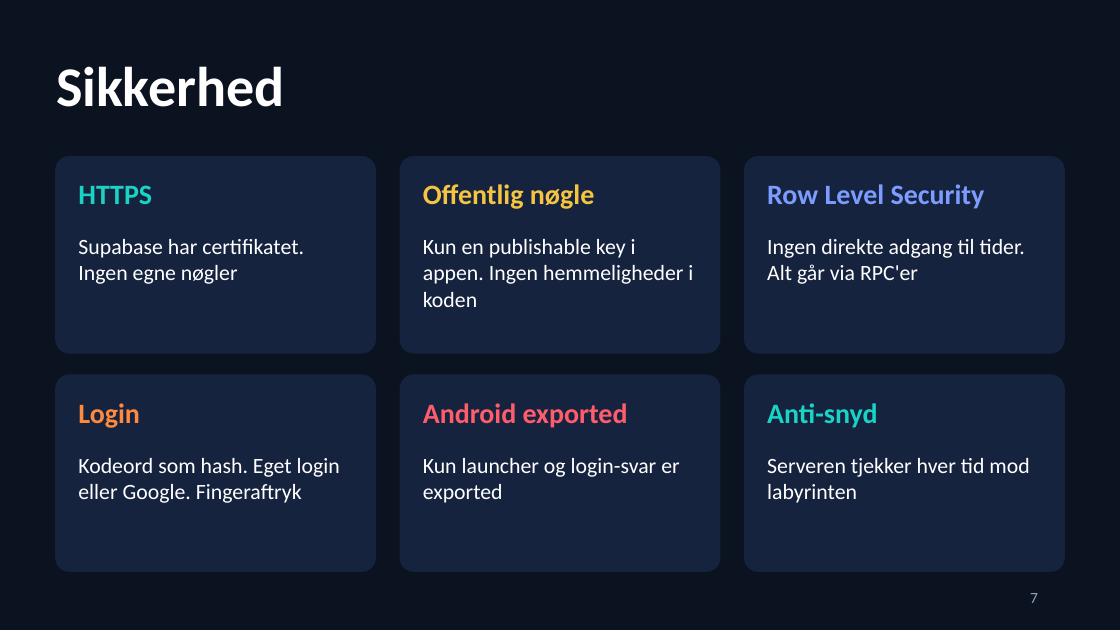
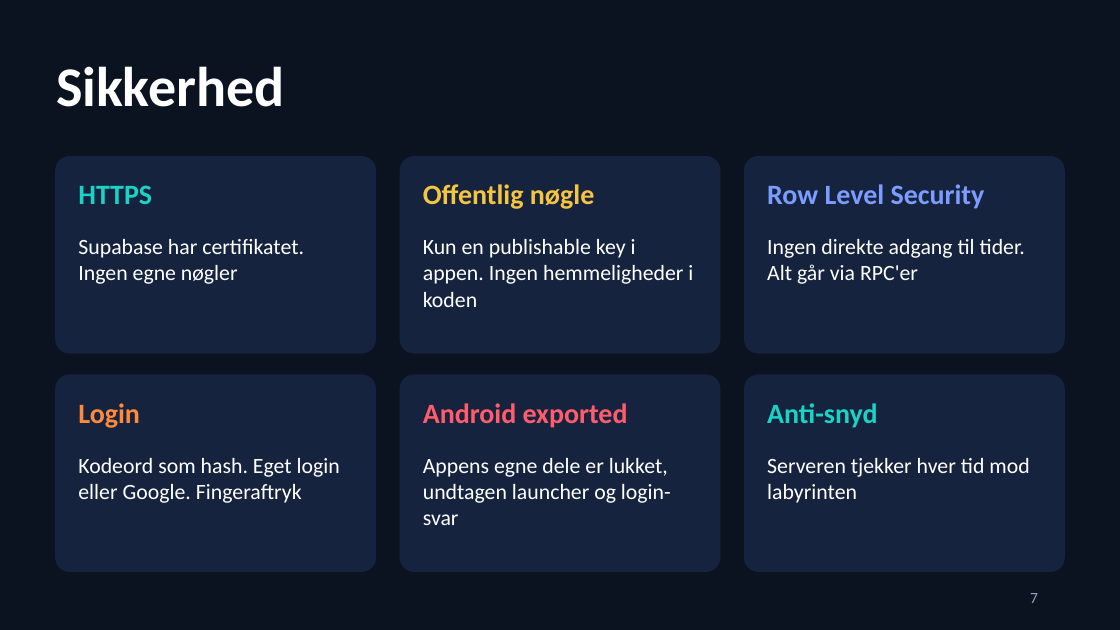
Before and after one commit to RedSkia/TiltMaze, a slide deck: slide 7 of docs/TiltMaze.pptx. Drawn at 1120x630 pixels with LibreOffice and Linux fonts; fonts in the diff are those of the drawing. Boxes give left, top, right and bottom in pixels: in the first picture for what was removed or moved away, otherwise in the second. Text is boxed around its words. In the diff, an @@ line names an element or a change of style, - is before the commit and + after.

Commit message:
Fix architecture arrow and exported wording in presentation

```diff
--- a/docs/TiltMaze.pptx
+++ b/docs/TiltMaze.pptx
@@ text at bbox=[423, 458, 671, 525]: text changed @@
-Kun launcher og login-svar er exported
+Appens egne dele er lukket, undtagen launcher og login-svar
```
Also in this commit, not shown: 1 other slide changed, 1 other file.
